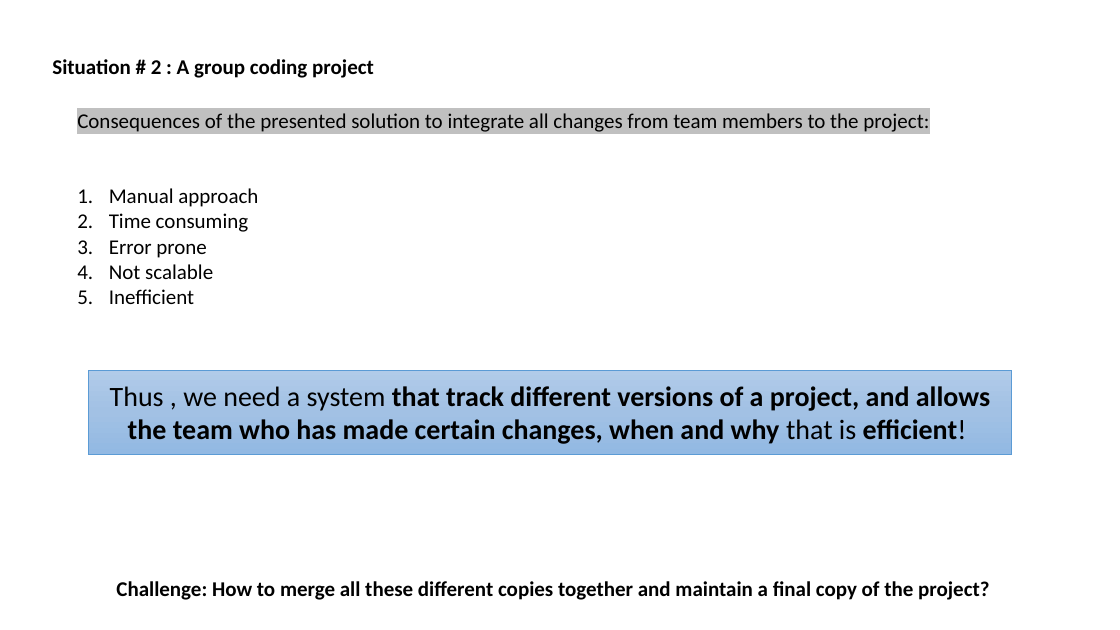
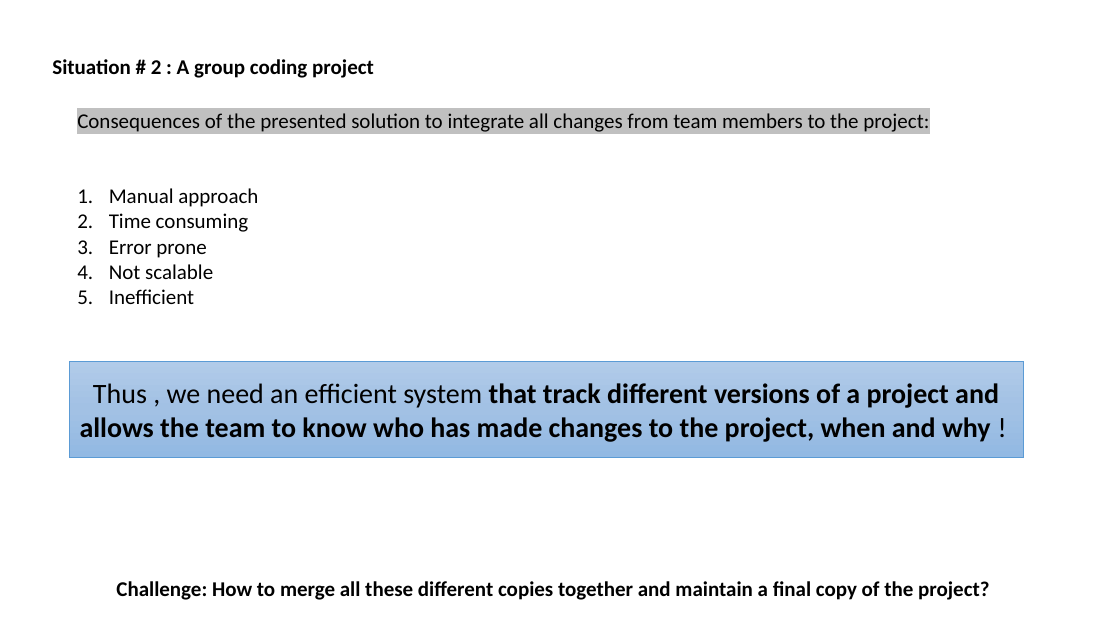
Before and after one commit to leilaicruz/Git4TUmembers_lesson, a slide deck: slide 6 of Git-intro-lesson(day 1).pptx. Drawn at 1120x630 pixels with LibreOffice and Linux fonts; fonts in the diff are those of the drawing. Boxes give left, top, right and bottom in pixels: in the first picture for what was removed or moved away, otherwise in the second. Text is boxed around its words. In the diff, an @@ line names an element or a change of style, - is before the commit and + after.

```diff
--- a/Git-intro-lesson(day 1).pptx
+++ b/Git-intro-lesson(day 1).pptx
@@ rectangle "Thus , we need an ...": place and size @@
-rectangle "Thus , we need an ..." at [88,370,1012,454]
+rectangle "Thus , we need an ..." at [69,361,1023,457]
@@ text in rectangle at [80,383,999,442]: text changed @@
-Thus , we need a system that track different versions of a project, and allows the team who has made certain changes, when and why that is efficient!
+Thus , we need an efficient system that track different versions of a project and allows the team to know who has made changes to the project, when and why !
```
Also in this commit, not shown: 5 other slides changed, 5 slides added, 3 slides removed, 5 other files.
